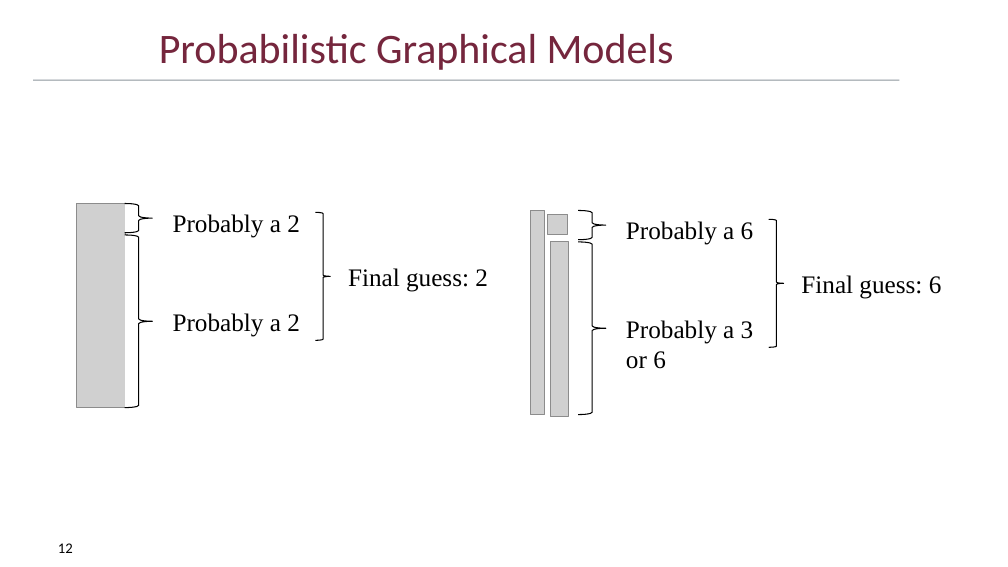
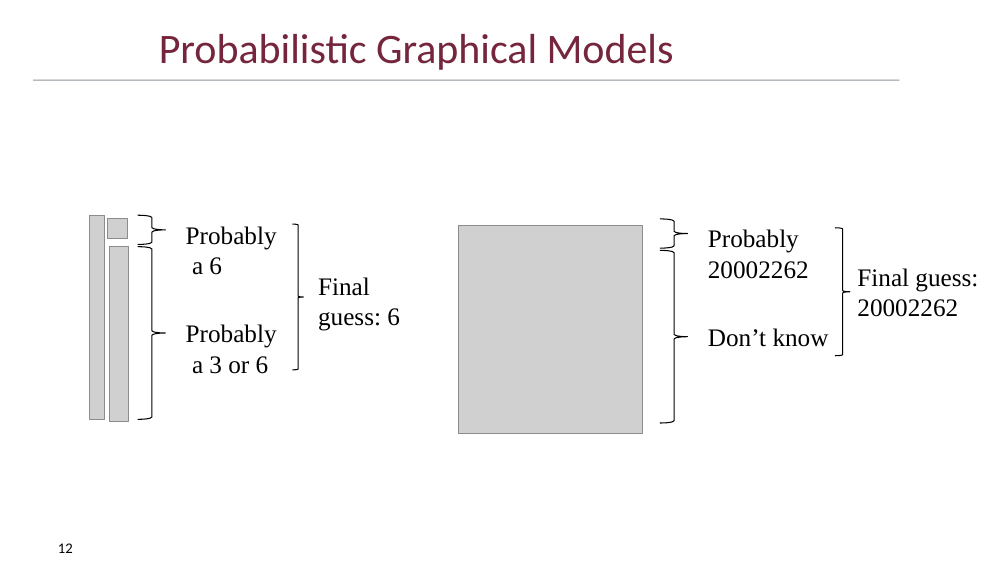
Before and after one commit to DriesSmit/SkripsieReport, a slide deck: slide 12 of OralExamination/SkripsieOral_APSmit.pptx. Drawn at 1008x567 pixels with LibreOffice and Linux fonts; fonts in the diff are those of the drawing; grey boxes stand for pictures; background and template pictures are left out. Boxes give left, top, right and bottom in pixels: in the first picture for what was removed or moved away, otherwise in the second. Text is boxed around its words. In the diff, an @@ line names an element or a change of style, - is before the commit and + after.

Commit message:
Draft updated

```diff
--- a/OralExamination/SkripsieOral_APSmit.pptx
+++ b/OralExamination/SkripsieOral_APSmit.pptx
@@ picture removed at (x1=77, y1=203, x2=126, y2=408) @@
@@ 3 pictures, 2 right braces moved together from (x1=530, y1=210, x2=606, y2=417) to (x1=90, y1=216, x2=166, y2=421) @@
@@ text removed at (x1=173, y1=214, x2=300, y2=238) @@
-Probably a 2
@@ text at (x1=186, y1=226, x2=277, y2=275): text changed @@
-Probably a 6
+Probably
+a 6
@@ right brace resized from (x1=770, y1=219, x2=784, y2=347) to (x1=293, y1=224, x2=304, y2=370) @@
@@ picture added at (x1=458, y1=225, x2=643, y2=433) @@
@@ right brace moved from (x1=126, y1=203, x2=153, y2=233) to (x1=661, y1=219, x2=688, y2=249) @@
@@ text added at (x1=708, y1=229, x2=809, y2=279), 24 pt, text #000000 @@
+Probably 20002262
@@ right brace moved from (x1=316, y1=212, x2=330, y2=340) to (x1=836, y1=228, x2=850, y2=355) @@
@@ right brace moved from (x1=126, y1=235, x2=153, y2=408) to (x1=661, y1=250, x2=688, y2=423) @@
@@ text at (x1=857, y1=268, x2=978, y2=317): text changed @@
-Final guess: 2
+Final guess: 20002262
@@ text at (x1=318, y1=277, x2=400, y2=331): text changed @@
-Final guess: 6
+Final
+guess: 6
@@ text removed at (x1=173, y1=313, x2=300, y2=337) @@
-Probably a 2
@@ text at (x1=186, y1=324, x2=277, y2=374): text changed @@
-Probably a 3 or 6
+Probably
+a 3 or 6
@@ text added at (x1=708, y1=328, x2=829, y2=347), 24 pt, text #000000 @@
+Don’t know
```
Also in this commit, not shown: 1 other slide changed.
